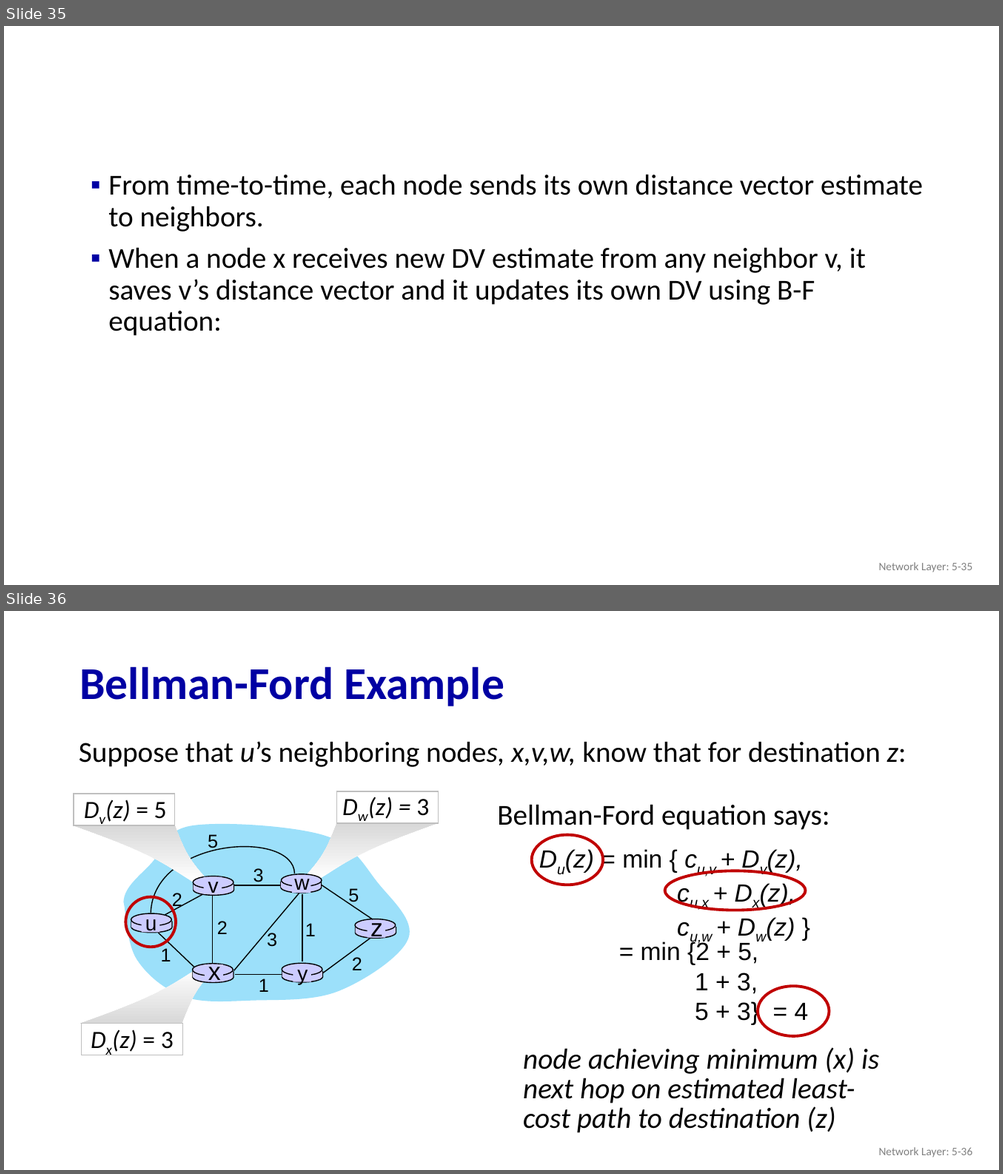
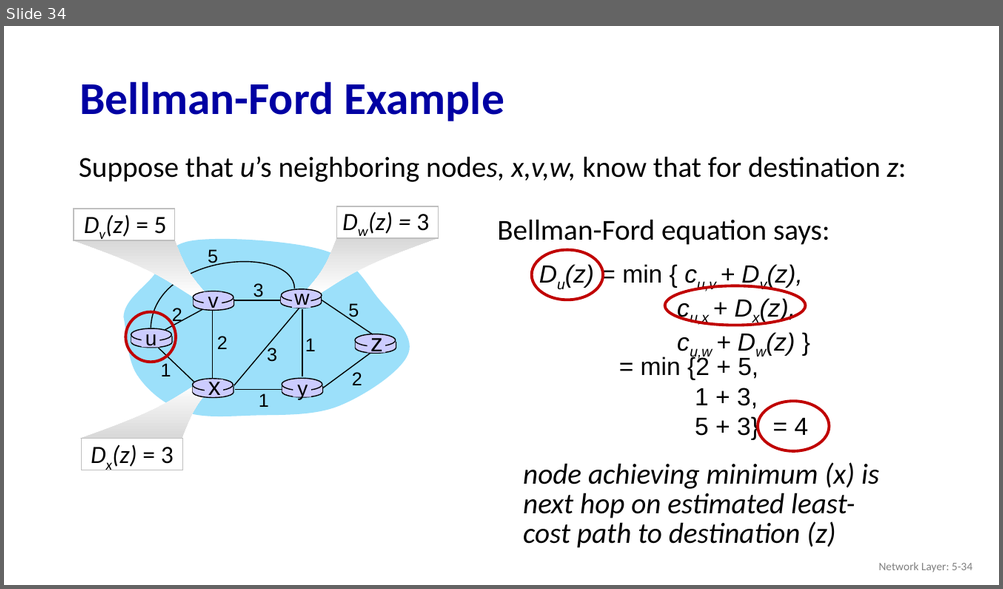
Before and after one commit to guhofstra/CSC175, a slide deck: PPTs/5.1 5.2 Control Plan Routing Protocols.pptx. Shown one above the other, each under a label of ours: slides 35 and 36 before the commit, slide 34 after it. The pictures are 1003x1174 and 1003x589 pixels, drawn with LibreOffice and Linux fonts; fonts in the diff are those of the drawing. Boxes give left, top, right and bottom in pixels: in the first picture for what was removed or moved away, otherwise in the second. Text is boxed around its words. In the diff, an @@ line names an element or a change of style, - is before the commit and + after.

```diff
--- a/PPTs/5.1 5.2 Control Plan Routing Protocols.pptx
+++ b/PPTs/5.1 5.2 Control Plan Routing Protocols.pptx
@@ slide 35 removed at [4,26,999,585], background #FFFFFF @@
@@ text removed at [108,174,922,336] @@
-▪ From time-to-time, each node sends its own distance vector estimate to neighbors.
-▪ When a node x receives new DV estimate from any neighbor v, it saves v’s distance vector and it updates its own DV using B-F equation:
@@ text removed at [879,562,972,573] @@
-Network Layer: 5-35
@@ what was slide 36 is now slide 34 @@
@@ text at [879,562,972,573]: text changed @@
-Network Layer: 5-36
+Network Layer: 5-34
```
Also in this commit, not shown: 2 slides changed, 1 slide added, 2 other slides removed, 5 other files.
